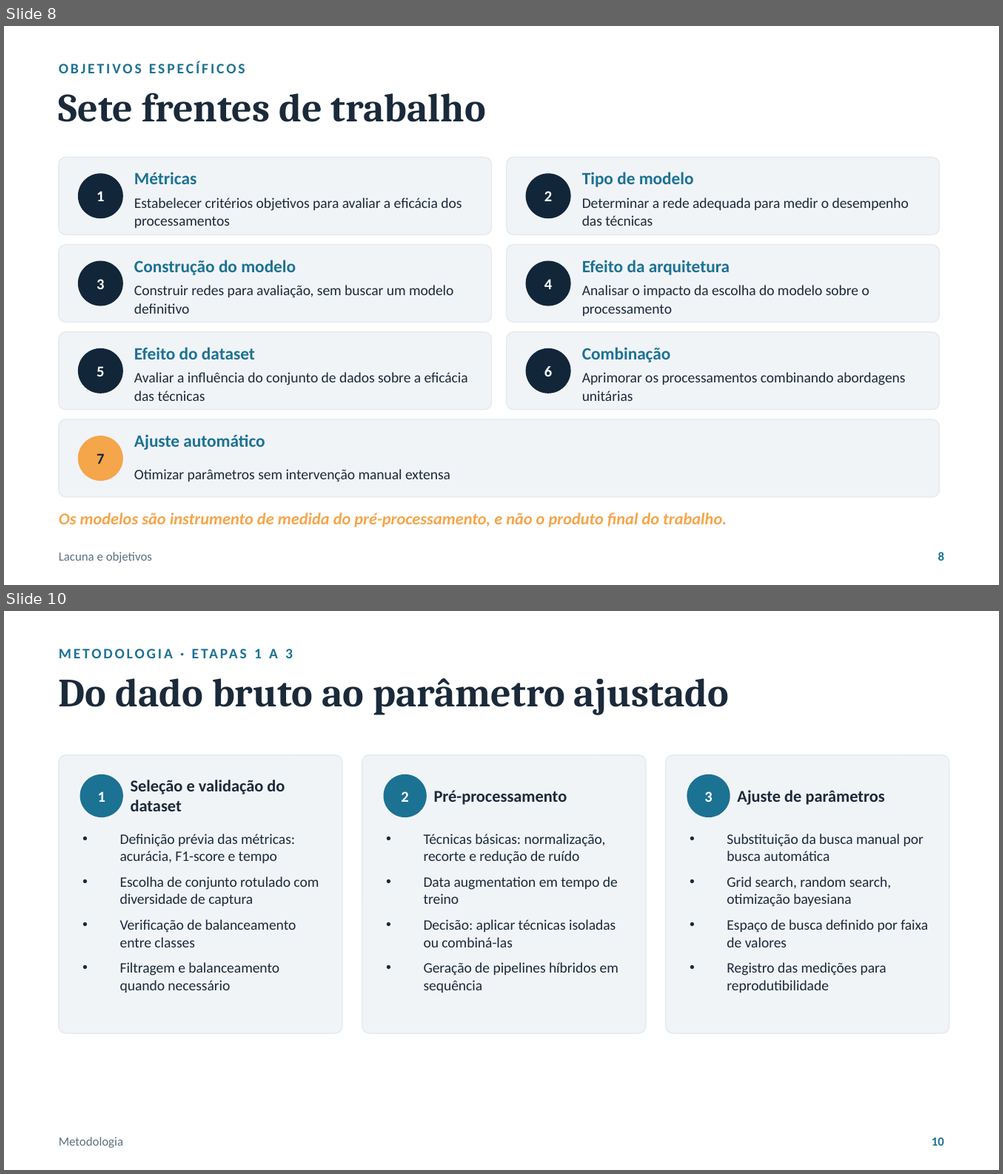
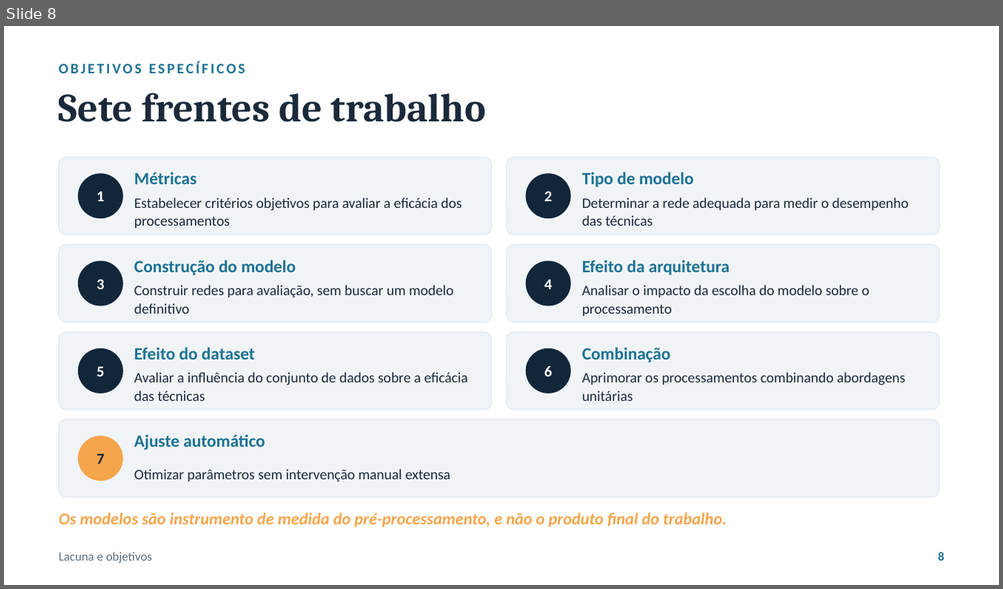
Before and after one commit to luanws/masters-thesis, a slide deck: presentation/defesa.pptx. Shown one above the other, each under a label of ours: slides 8 and 10 before the commit, slide 8 after it; the slides between them are not shown. The pictures are 1003x1174 and 1003x589 pixels, drawn with LibreOffice and Linux fonts; fonts in the diff are those of the drawing. Boxes give left, top, right and bottom in pixels: in the first picture for what was removed or moved away, otherwise in the second. Text is boxed around its words. In the diff, an @@ line names an element or a change of style, - is before the commit and + after.

```diff
--- a/presentation/defesa.pptx
+++ b/presentation/defesa.pptx
@@ slide 10 removed at (4,611,999,1170), background #FFFFFF @@
@@ text removed at (254,649,293,658) @@
-METODOLOGIA · ETAPAS 1 A 3
@@ text removed at (59,678,728,715) @@
-Do dado bruto ao parâmetro ajustado
@@ rounded rectangle removed at (59,755,342,1034) @@
@@ rounded rectangle removed at (362,755,646,1034) @@
@@ rounded rectangle removed at (666,755,949,1034) @@
@@ ellipse removed at (80,775,122,817) @@
@@ text removed at (131,780,284,812) @@
-Seleção e validação do dataset
@@ ellipse removed at (384,775,426,817) @@
@@ ellipse removed at (687,775,729,817) @@
@@ text removed at (98,792,105,802) @@
-1
@@ text removed at (401,792,408,802) @@
-2
@@ text removed at (434,790,567,805) @@
-Pré-processamento
@@ text removed at (704,792,711,802) @@
-3
@@ text removed at (737,790,885,805) @@
-Ajuste de parâmetros
@@ text removed at (120,834,318,993) @@
-• Definição prévia das métricas: acurácia, F1-score e tempo
-• Escolha de conjunto rotulado com diversidade de captura
-• Verificação de balanceamento entre classes
-• Filtragem e balanceamento quando necessário
@@ text removed at (424,834,618,993) @@
-• Técnicas básicas: normalização, recorte e redução de ruído
-• Data augmentation em tempo de treino
-• Decisão: aplicar técnicas isoladas ou combiná-las
-• Geração de pipelines híbridos em sequência
@@ text removed at (726,834,928,993) @@
-• Substituição da busca manual por busca automática
-• Grid search, random search, otimização bayesiana
-• Espaço de busca definido por faixa de valores
-• Registro das medições para reprodutibilidade
@@ text removed at (59,1137,123,1148) @@
-Metodologia
@@ text removed at (931,1138,944,1146) @@
-10
```
Also in this commit, not shown: 19 slides changed, 3 slides added, 1 other slide removed, 1 other file.
